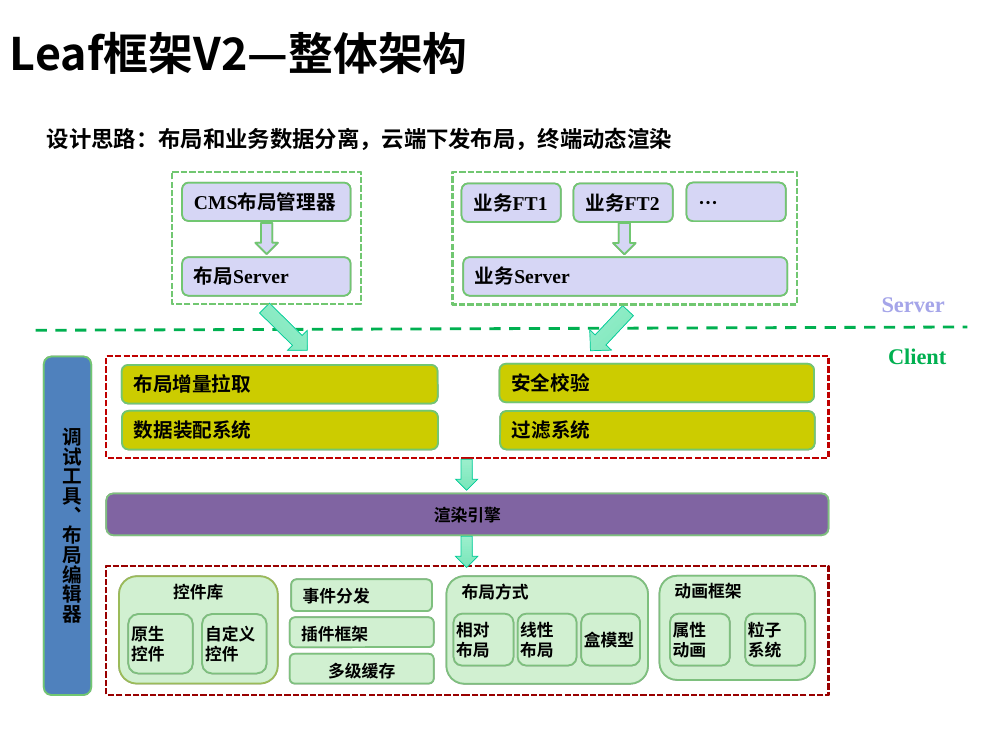
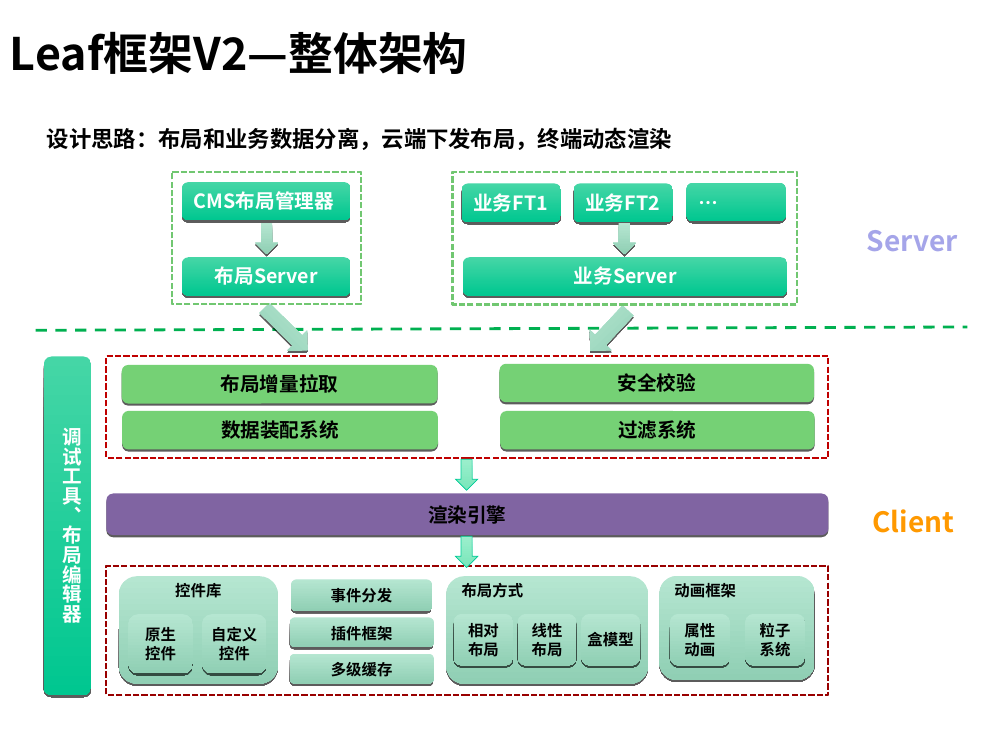
Before and after one commit to hamlingong/data, a slide deck: slide 8 of promote/龚海龙-v1.0.ppt. Drawn at 1008x756 pixels with LibreOffice and Linux fonts; fonts in the diff are those of the drawing; background and template pictures are left out. Boxes give left, top, right and bottom in pixels: in the first picture for what was removed or moved away, otherwise in the second. Text is boxed around its words. In the diff, an @@ line names an element or a change of style, - is before the commit and + after.

Commit message:
v1.2

```diff
--- a/promote/龚海龙-v1.0.ppt
+++ b/promote/龚海龙-v1.0.ppt
@@ font Times New Roman to Noto Sans CJK SC, text colour #000000 to #FFFFFF; fill #D6D6F5 to gradient #45D6A6 to #00C790; outline #71C771 1.25 pt to none; shadow changed in 3 elements at <box>182,182,351,221</box>, <box>462,183,560,222</box>, <box>574,183,672,222</box> @@
@@ rounded rectangle "···" at <box>686,182,785,221</box>: text colour #000000 to #FFFFFF; fill #D6D6F5 to gradient #45D6A6 to #00C790; outline #71C771 1.25 pt to none; shadow changed @@
@@ down arrow at <box>255,223,277,254</box>: fill #D6D6F5 to gradient #B5E6D1 to #90CFB4; outline #71C771 1.25 pt to none; shadow changed @@
@@ down arrow at <box>613,223,635,254</box>: fill #D6D6F5 to gradient #B5E6D1 to #90CFB4; outline #71C771 1.25 pt to none; shadow changed @@
@@ text "Server": place and size @@
-text "Server" at <box>882,297,945,312</box>
+text "Server" at <box>867,230,958,251</box>
@@ text "Server" at <box>867,230,958,251</box>: size 16 to 20 pt, font Times New Roman to Noto Sans CJK SC @@
@@ rounded rectangle "布局Server" at <box>182,257,351,295</box>: font Times New Roman to Noto Sans CJK SC, text colour #000000 to #FFFFFF; alignment left to centre; fill #D6D6F5 to gradient #45D6A6 to #00C790; outline #71C771 1.25 pt to none; shadow changed @@
@@ rounded rectangle "业务Server" at <box>464,257,787,295</box>: font Times New Roman to Noto Sans CJK SC, text colour #000000 to #FFFFFF; alignment left to centre; fill #D6D6F5 to gradient #45D6A6 to #00C790; outline #71C771 1.25 pt to none; shadow changed @@
@@ down arrow at <box>255,298,318,361</box>: fill gradient #9BEFCC to #79E6BB to gradient #B5E6D1 to #90CFB4; outline #00CC99 0.51 pt to none; shadow on @@
@@ down arrow at <box>580,301,639,360</box>: fill gradient #9BEFCC to #79E6BB to gradient #B5E6D1 to #90CFB4; outline #00CC99 0.51 pt to none; shadow on @@
@@ freeform shape "调试工具、布局编辑器" at <box>43,357,91,696</box>: font Times New Roman to Noto Sans CJK SC, text colour #000000 to #FFFFFF; fill #4F81BD to gradient #45D6A6 to #00C790; outline #71C771 1.25 pt to none; shadow changed @@
@@ font Times New Roman to Noto Sans CJK SC; alignment left to centre; fill #CCCC00 to #75D175; outline #71C771 1.25 pt to none; shadow changed in 4 elements at <box>122,411,437,450</box>, <box>500,411,814,450</box>, <box>122,365,437,403</box>, <box>500,364,814,402</box> @@
@@ rounded rectangle "渲染引擎" at <box>106,494,828,535</box>: size 12 to 14 pt, font Times New Roman to Noto Sans CJK SC; outline #7EC07E 1.25 pt to none; shadow changed @@
@@ text "Client": place and size @@
-text "Client" at <box>888,348,946,365</box>
+text "Client" at <box>873,509,955,533</box>
@@ text "Client" at <box>873,509,955,533</box>: size 16 to 20 pt, font Times New Roman to Noto Sans CJK SC, text colour #00B050 to #FF9900 @@
@@ rounded rectangle "控件库" at <box>119,577,277,683</box>: size 12 to 11 pt, font Times New Roman to Noto Sans CJK SC; fill #D1F0D1 to gradient #B5E6D1 to #90CFB4; outline #9BBB59 1.25 pt to none; shadow changed @@
@@ size 12 to 11 pt, font Times New Roman to Noto Sans CJK SC; alignment left to centre; fill #D1F0D1 to gradient #B5E6D1 to #90CFB4; outline #7EC07E 1.25 pt to none; shadow changed in 9 elements at <box>291,580,432,612</box>, <box>289,617,433,647</box>, <box>454,614,513,665</box>, <box>518,614,577,665</box>, <box>582,614,640,665</box>, <box>128,614,193,673</box>, <box>670,614,730,665</box>, <box>745,614,804,665</box>, <box>202,614,266,673</box> @@
@@ size 12 to 11 pt, font Times New Roman to Noto Sans CJK SC; fill #D1F0D1 to gradient #B5E6D1 to #90CFB4; outline #7EC07E 1.25 pt to none; shadow changed in 3 elements at <box>659,576,814,679</box>, <box>447,577,648,684</box>, <box>289,654,433,684</box> @@
```
Also in this commit, not shown: 7 other slides changed.
